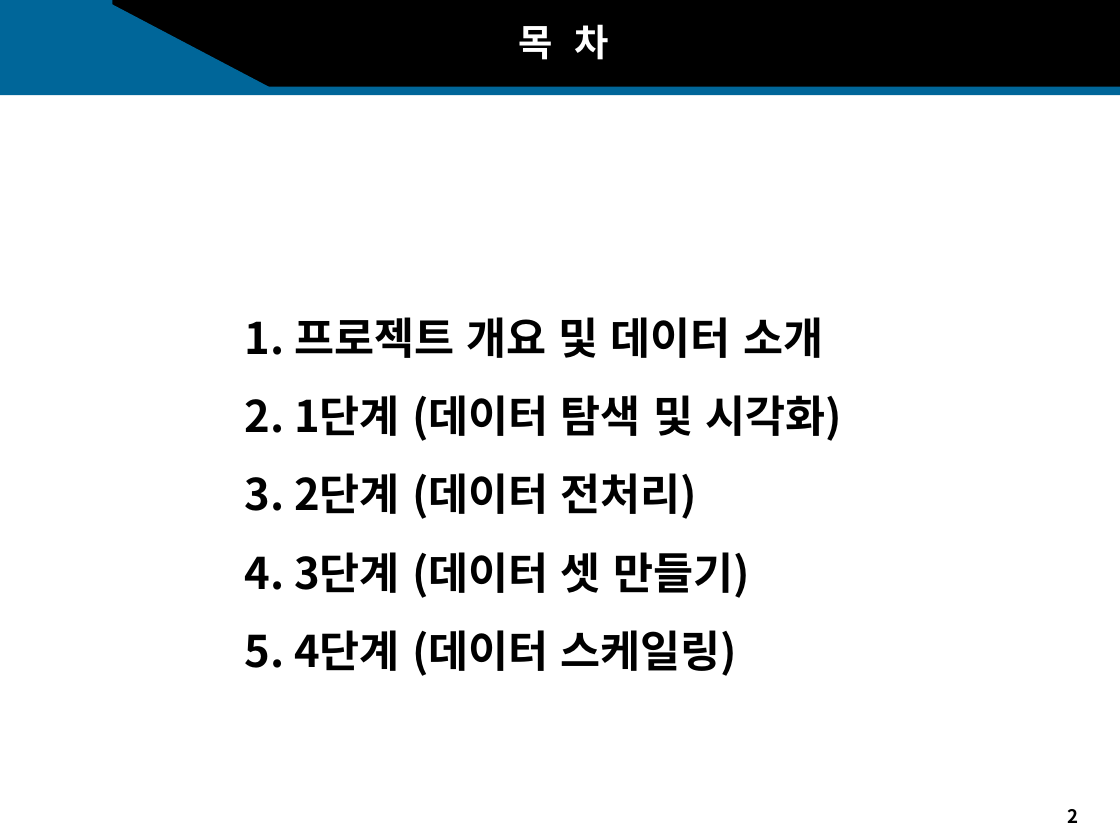
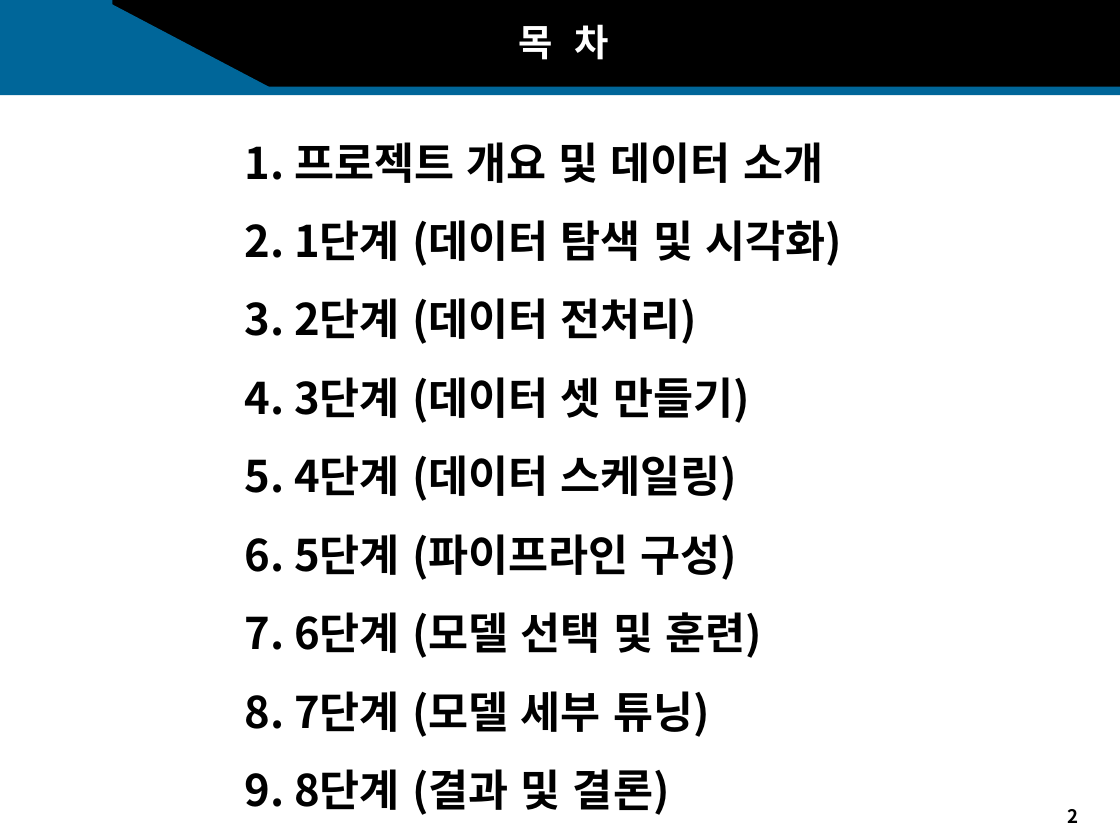
Before and after one commit to sakura09040904/Portfolio, a slide deck: slide 2 of 2. 1학년2학기/1. 어프렌티스 프로젝트/11주차_기말프로젝트/11주차_과제_발표자료.pptx. Drawn at 1120x840 pixels with LibreOffice and Linux fonts; fonts in the diff are those of the drawing; background and template pictures are left out. Boxes give left, top, right and bottom in pixels: in the first picture for what was removed or moved away, otherwise in the second. Text is boxed around its words. In the diff, an @@ line names an element or a change of style, - is before the commit and + after.

```diff
--- a/2. 1학년2학기/1. 어프렌티스 프로젝트/11주차_기말프로젝트/11주차_과제_발표자료.pptx
+++ b/2. 1학년2학기/1. 어프렌티스 프로젝트/11주차_기말프로젝트/11주차_과제_발표자료.pptx
@@ text "1. 프로젝트 개요 및 데이터 ...": place and size @@
-text "1. 프로젝트 개요 및 데이터 ..." at (245, 317, 842, 676)
+text "1. 프로젝트 개요 및 데이터 ..." at (245, 142, 842, 815)
@@ text at (245, 534, 762, 815): paragraphs added @@
+6. 5단계 (파이프라인 구성)
+7. 6단계 (모델 선택 및 훈련)
+8. 7단계 (모델 세부 튜닝)
+9. 8단계 (결과 및 결론)
```
Also in this commit, not shown: 2 other slides changed, 7 slides added, 1 other file.
